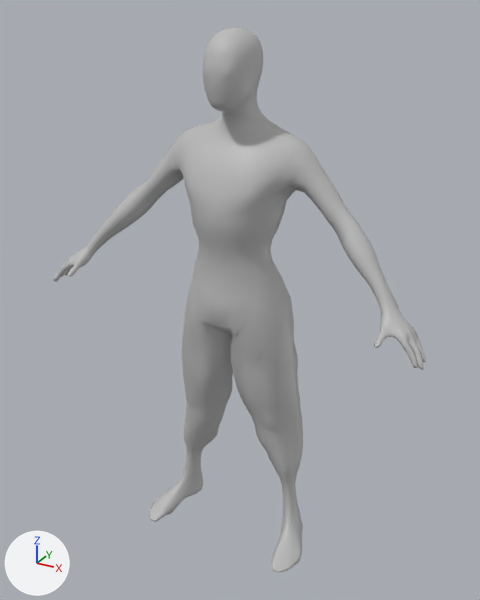
Two versions of the Blender file Assets/Blender/Rheal/rheal.blend, one commit apart.
Both versions are drawn from a camera (50 mm lens) standing at (1.47, -2.61, 2.65) and looking at (0.02, 0.01, 1.34). The lights are fixed; the arrows at lower left show +X, +Y and +Z. The picture after the commit comes second.

Objects in the first picture: 'Body_Lores_GEO'.
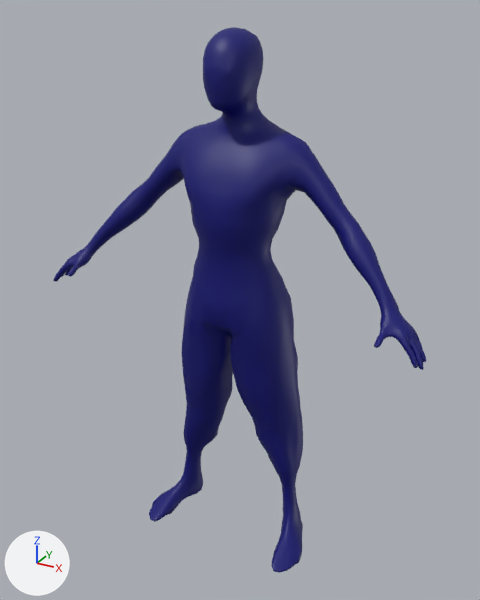
Boxes [x1, y1, x2, y2] around the edits, measured in the pictures (480 x 600 px):
'Body_Lores_GEO', surface changed (grey to blue): [53, 27, 426, 573] in both

What changed in the scene script:
```text
Add img_rheal_tex:
    img_rheal_tex = load_image('rheal-tex', '_unpacked/rheal-tex', 1024, 1024, 'sRGB')
Change mat_material_001:
    remove mat_material_001.base_color = (0.5, 0.5, 0.5)  # grey #bcbcbc
    add mat_material_001.texture = img_rheal_tex
```
